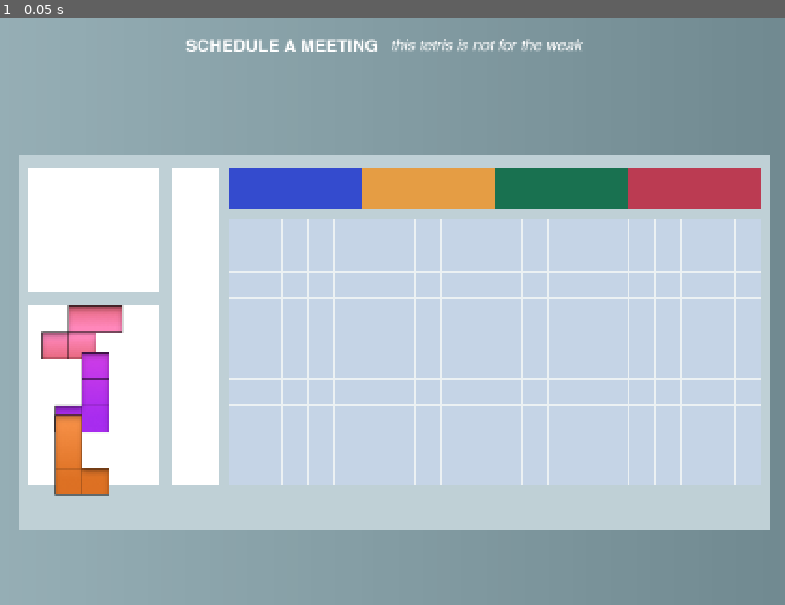
Above: before the commit, frame 1.
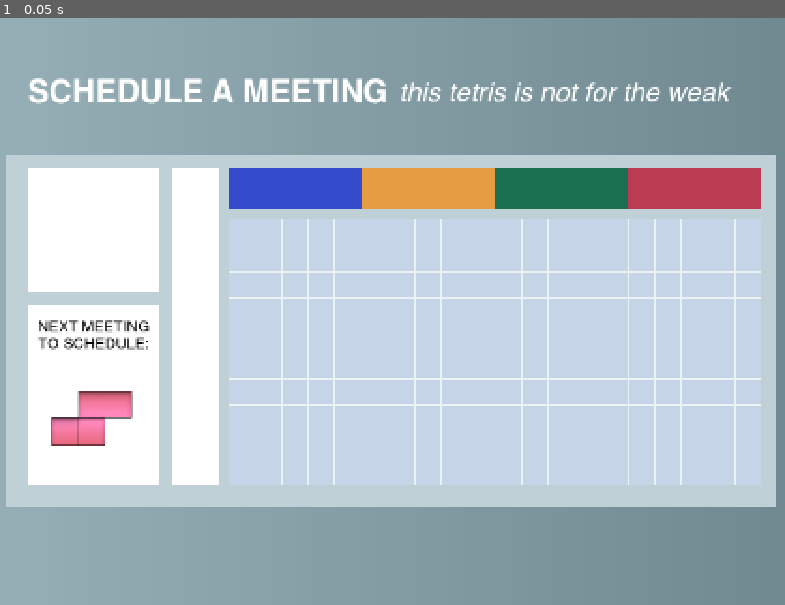
Above: after the commit, the same moment.

Repository: grkovalev/office-game
Game: Godot game, scene res://calendartetris.tscn
Two runs of this game, one before a commit and one after it. Both use one fixed random seed, a clock stepped at 60 frames per second and the inputs below. This scene is started directly instead of the project's main scene.
Inputs:
- Up to frame 1 (0.05 s): no input

The runs differ from the first frame. In frame 1, 9.6% of the frame differs, in the area x 0-99%, y 3-88%.

Commit message:
changed to 1 brick option instead of 3

Diff:
--- a/calendartetris.tscn
+++ b/calendartetris.tscn
@@ -1,6 +1,7 @@
-[gd_scene load_steps=28 format=3 uid="uid://dvdkj6gr6sny"]
+[gd_scene load_steps=29 format=3 uid="uid://dvdkj6gr6sny"]
 
 [ext_resource type="FontFile" uid="uid://72opr2tj16ch" path="res://fonts/Helvetica-Bold.ttf" id="1_5l5t3"]
+[ext_resource type="FontFile" uid="uid://btw2ewpxr30d1" path="res://fonts/Helvetica.ttf" id="2_5beks"]
 [ext_resource type="FontFile" uid="uid://crhysmfg7mn73" path="res://fonts/Helvetica-Oblique.ttf" id="2_jwokj"]
 [ext_resource type="Script" uid="uid://bg6kmco1mybb3" path="res://calendartetris.gd" id="3_sriha"]
 [ext_resource type="Texture2D" uid="uid://b8to1iqif083x" path="res://ui_buttons/calendartetris/tetromino_pieces/shape_o.png" id="4_ay14k"]
@@ -68,10 +69,10 @@
 texture = SubResource("GradientTexture2D_ucthv")
 
 [node name="bg_undercalendar" type="TextureRect" parent="."]
-offset_left = 64.0
+offset_left = 39.0
 offset_top = 256.0
-offset_right = 1472.0
-offset_bottom = 960.0
+offset_right = 1481.0
+offset_bottom = 916.0
 size_flags_horizontal = 4
 size_flags_vertical = 4
 texture = SubResource("GradientTexture2D_ay14k")
@@ -140,22 +141,36 @@
 texture = SubResource("GradientTexture2D_yv368")
 
 [node name="title" type="Label" parent="."]
-offset_left = 376.0
-offset_top = 38.0
-offset_right = 808.0
-offset_bottom = 83.0
+offset_left = 80.0
+offset_top = 108.0
+offset_right = 756.0
+offset_bottom = 177.0
 theme_override_fonts/font = ExtResource("1_5l5t3")
-theme_override_font_sizes/font_size = 32
+theme_override_font_sizes/font_size = 60
 text = "SCHEDULE A MEETING"
+vertical_alignment = 1
 
 [node name="subtitle" type="Label" parent="."]
-offset_left = 760.0
-offset_top = 38.0
-offset_right = 1144.0
-offset_bottom = 78.0
+offset_left = 776.0
+offset_top = 108.0
+offset_right = 1438.0
+offset_bottom = 177.0
 theme_override_fonts/font = ExtResource("2_jwokj")
-theme_override_font_sizes/font_size = 29
+theme_override_font_sizes/font_size = 50
 text = "this tetris is not for the weak"
+vertical_alignment = 1
+autowrap_mode = 2
+
+[node name="nextpiecetitle" type="Label" parent="."]
+offset_left = 80.0
+offset_top = 566.0
+offset_right = 328.0
+offset_bottom = 627.0
+theme_override_colors/font_color = Color(0, 0, 0, 1)
+theme_override_fonts/font = ExtResource("2_5beks")
+theme_override_font_sizes/font_size = 28
+text = "NEXT MEETING TO SCHEDULE:"
+horizontal_alignment = 1
 autowrap_mode = 2
 
 [node name="grid_container" type="Node2D" parent="."]
@@ -241,10 +256,4 @@
 polygon = PackedVector2Array(-76.79498, 1.0090332, -27.567444, 0, -27.567505, -49.441956, 21.660034, -50.45099, 21.660095, 1.0090332, 70.887695, 1.0090332, 70.887695, 50.45099, -76.79501, 51.460052)
 
 [node name="spawn_slot_0" type="Node2D" parent="tetromino_lib"]
-position = Vector2(182, 589)
-
-[node name="spawn_slot_1" type="Node2D" parent="tetromino_lib"]
-position = Vector2(182, 702)
-
-[node name="spawn_slot_2" type="Node2D" parent="tetromino_lib"]
-position = Vector2(182, 819)
+position = Vector2(200, 750)
--- a/tetromino_lib.gd
+++ b/tetromino_lib.gd
@@ -1,7 +1,17 @@
 extends Node2D
 
 @onready var board = $"../grid_container"
-@onready var slots = [ $spawn_slot_0, $spawn_slot_1, $spawn_slot_2 ]
+@onready var slots = [ $spawn_slot_0]
+
+@onready var TEMPLATE_SHAPES := {
+	"O": $shape_o_area,
+	"I": $shape_i_area,
+	"S": $shape_s_area,
+	"Z": $shape_z_area,
+	"L": $shape_l_area,
+	"J": $shape_j_area,
+	"T": $shape_t_area,
+}
 
 const TILE_SIZE := 50
 const SHAPES := {
@@ -59,23 +69,14 @@
 	"T": Vector2(0.0, 0.5),
 }
 
-@onready var TEMPLATE_SHAPES := {
-	"O": $shape_o_area,
-	"I": $shape_i_area,
-	"S": $shape_s_area,
-	"Z": $shape_z_area,
-	"L": $shape_l_area,
-	"J": $shape_j_area,
-	"T": $shape_t_area,
-}
-
-var pieces: Array = [null, null, null]
+var pieces: Array = []
 var dragging: bool = false
 var selected_slot: int = -1
 var drag_offset: Vector2 = Vector2.ZERO
 
 func _ready() -> void:
 	randomize()
+	pieces.resize(slots.size())
 	for i in range(slots.size()):
 		spawn_piece(i)
 
